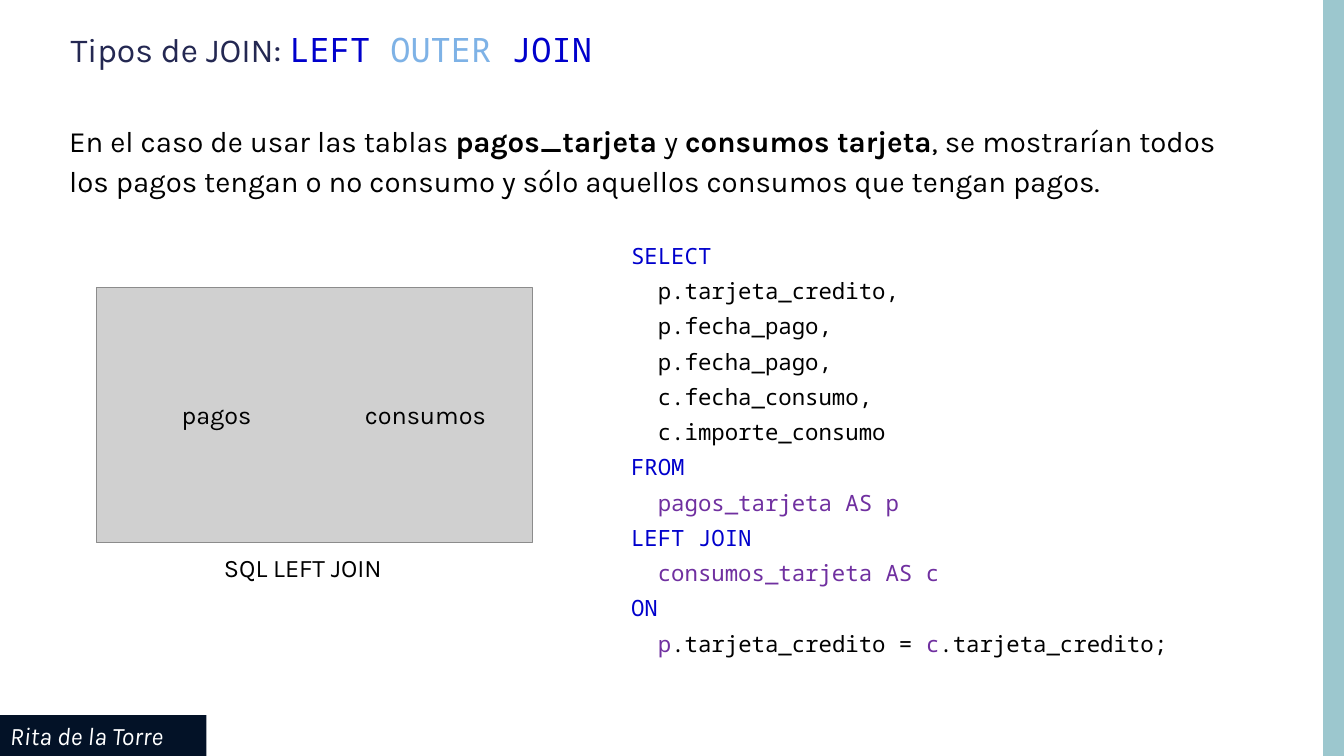
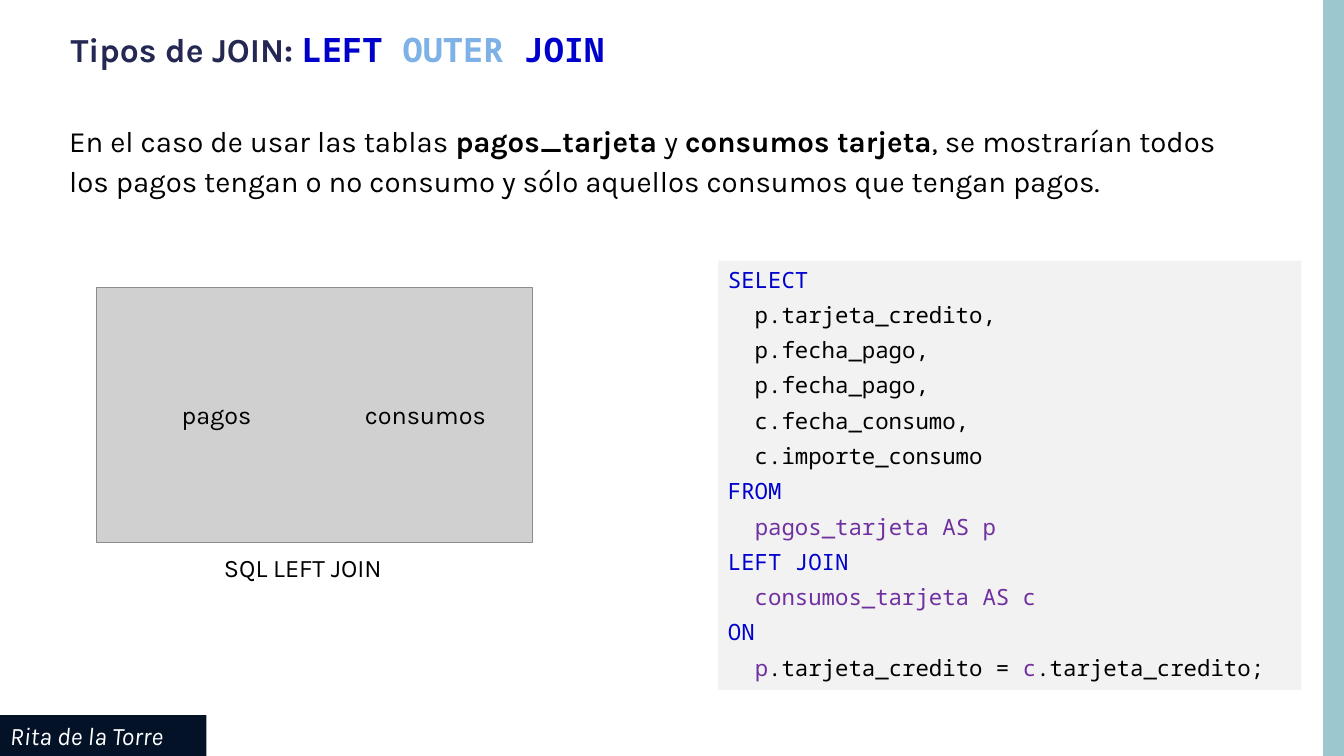
Before and after one commit to contenido-vario/MySQL, a slide deck: slide 7 of uf04/pdf/MySQL_UF04_JOIN.pptx. Drawn at 1344x756 pixels with LibreOffice and Linux fonts; fonts in the diff are those of the drawing; grey boxes stand for pictures; background and template pictures are left out. Boxes give left, top, right and bottom in pixels: in the first picture for what was removed or moved away, otherwise in the second. Text is boxed around its words. In the diff, an @@ line names an element or a change of style, - is before the commit and + after.

```diff
--- a/uf04/pdf/MySQL_UF04_JOIN.pptx
+++ b/uf04/pdf/MySQL_UF04_JOIN.pptx
@@ title "Tipos de JOIN: LEFT OUTER ..." at bbox=[71, 37, 605, 70]: letter outline #000000 0.75 pt to none, bold on @@
@@ rectangle "SELECT": place and size @@
-rectangle "SELECT" at bbox=[631, 247, 1167, 657]
+rectangle "SELECT" at bbox=[718, 261, 1302, 691]
@@ rectangle "SELECT" at bbox=[718, 261, 1302, 691]: fill none to #F2F2F2 @@
```
Also in this commit, not shown: 10 other slides changed, 1 slide added, 1 slide removed.
